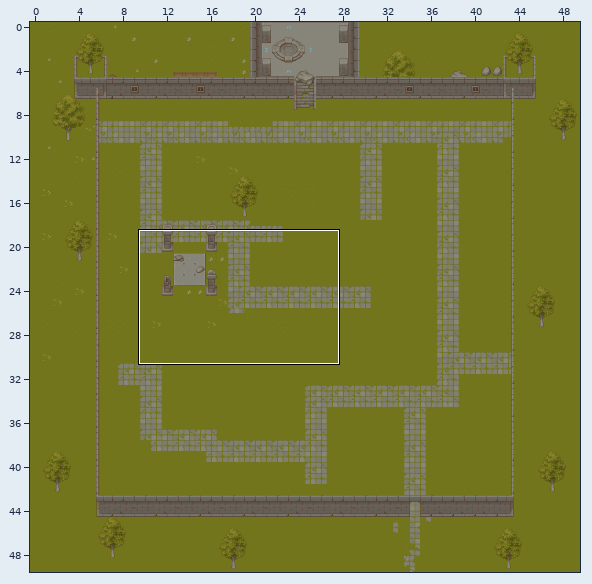
Tiled map, stored at rsc/map.tmx. The first picture is a wide view before the edit; the outline marks the close-up.
Close-up. First the earlier version:
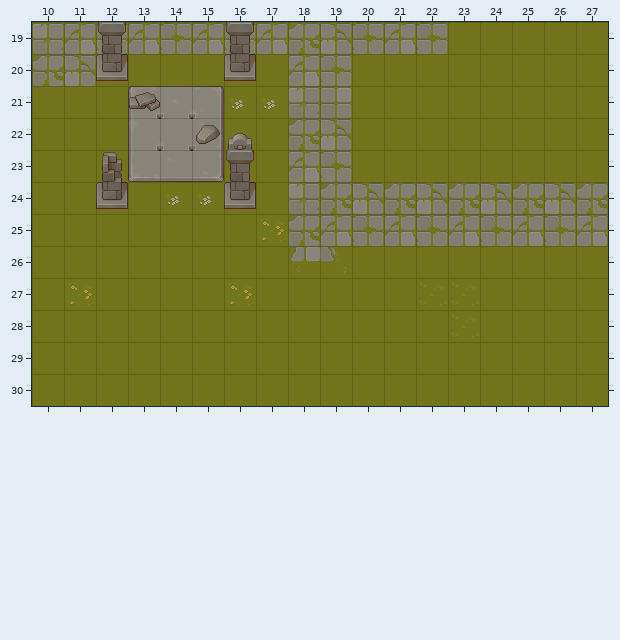
Cells are 32x32 px. Shown: x 10..27, y 19..30. The commit also changed other parts of the map, which this record leaves out.
Now the later version:
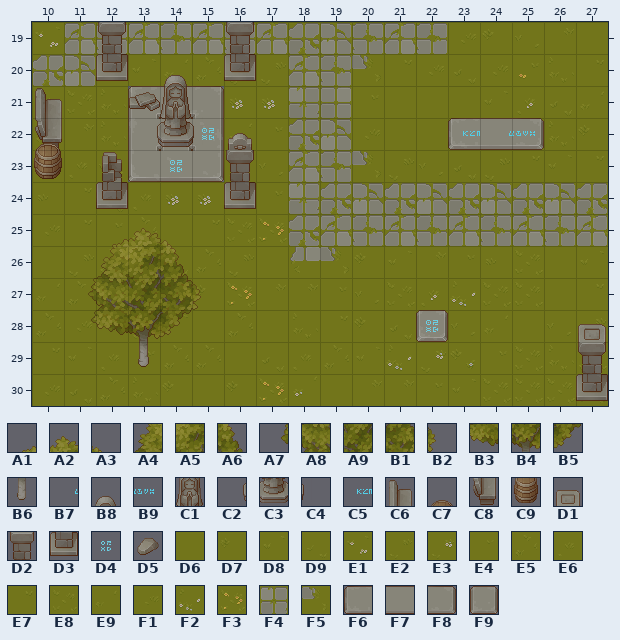
Key: from "TX Plant": A1 1, A2 2, A3 3, A4 17, A5 18, A6 19, A7 32, A8 33, A9 34, B1 35, B2 36, B3 49, B4 50, B5 51, B6 66; from "TX Props": B7 8 turned 270, B8 14, B9 24 turned 270, C1 30, C2 45, C3 46, C4 47, C5 56 turned 270, C6 60, C7 69, C8 76, C9 85, D1 91, D2 107, D3 123, D4 138, D5 243; from "TX Tileset Grass": D6 0, D7 1, D8 2, D9 3, E1 6, E2 9, E3 13, E4 16, E5 17, E6 18, E7 19, E8 25, E9 26, F1 27, F2 28, F3 29, F4 33 turned 180, F5 58 turned 270; from "TX Tileset Stone Ground": F6 24, F7 25, F8 26, F9 27.
__ is an empty cell, ## one hidden under a higher layer, .. an unchanged one.
Tiles of an added or newly shown layer are drawn over the layers below it.
Diff:
--- layer "ground"
@@ x 10..25 @@
-19 F4 .. .. .. .. .. .. .. .. .. .. .. .. .. .. ..
-20 .. .. .. .. D6 .. .. .. .. .. D6 .. .. .. .. ..
-21 D6 .. .. .. .. .. .. .. .. .. .. .. .. .. .. ..
-22 D6 .. .. .. .. .. .. .. .. .. .. .. .. .. .. D6
-23 D6 .. .. .. .. .. .. .. .. .. D6 .. .. .. .. ..
+19 E1 .. .. .. .. .. .. .. .. .. .. .. .. .. .. ..
+20 .. .. .. .. E9 .. .. .. .. .. F5 .. .. .. .. ..
+21 E6 .. .. .. .. .. .. .. .. .. .. .. .. .. .. ..
+22 E9 .. .. .. .. .. .. .. .. .. .. .. .. .. .. E6
+23 E7 .. .. .. .. .. .. .. .. .. F5 .. .. .. .. ..
@@ x 11..27 @@
-25 .. D6 D6 .. .. .. .. .. .. .. .. .. .. .. .. .. ..
-26 .. D6 D6 D6 .. .. .. .. .. .. .. .. .. .. .. .. ..
-27 F3 .. D6 D6 D6 .. .. .. .. .. .. .. E8 .. .. .. ..
-28 .. D6 D6 D6 .. .. .. .. .. .. .. D6 .. .. .. .. D6
-29 .. .. D6 .. .. .. .. .. .. .. D6 D6 .. .. .. .. D6
-30 .. .. .. .. .. .. D6 .. .. .. .. .. .. .. .. .. D6
+25 .. E4 E5 .. .. .. .. .. .. .. .. .. .. .. .. .. ..
+26 .. E5 ## D9 .. .. .. .. .. .. .. .. .. .. .. .. ..
+27 E5 .. ## D7 D7 .. .. .. .. .. .. .. F2 .. .. .. ..
+28 .. F1 E6 D8 .. .. .. .. .. .. .. F1 .. .. .. .. E2
+29 .. .. E4 .. .. .. .. .. .. .. F2 E3 .. .. .. .. E8
+30 .. .. .. .. .. .. F3 .. .. .. .. .. .. .. .. .. E8
--- layer "behind-the-wall"
@@ x 23..25 @@
-22 __ __ __
+22 F6 F7 F8
@@ x 22..22 @@
-28 __
+28 F9
--- layer "upper-wall"
@@ x 14..15 @@
-22 .. __
-23 __ ..
+22 .. D4
+23 D4 ..
@@ x 27..27 @@
-28 __
-29 __
-30 __
+28 D1
+29 D2
+30 D3
--- layer "runes" (added)
@@ x 14..25 @@
-22 .. __ .. .. .. .. .. .. .. __ __ __
-23 __ .. .. .. .. .. .. .. .. .. .. ..
+22 .. D4 .. .. .. .. .. .. .. C5 B7 B9
+23 D4 .. .. .. .. .. .. .. .. .. .. ..
@@ x 22..22 @@
-28 __
+28 D4
--- layer "deco"
@@ x 10..15 @@
-21 __ .. .. .. .. ..
-22 __ .. .. __ __ D5
+21 C6 .. .. .. .. ..
+22 C8 .. .. C2 C3 C4
--- layer "bottom-wall-back"
@@ x 10..10 @@
-22 __
-23 __
+22 C7
+23 C9
@@ x 13..13 @@
-29 __
+29 B6
--- layer "bottom-wall-front"
@@ x 14..14 @@
-20 __
-21 __
+20 B8
+21 C1
@@ x 11..27 @@
-25 .. __ __ __ .. .. .. .. .. .. .. .. .. .. .. .. ..
-26 .. __ .. __ .. .. .. .. .. .. .. .. .. .. .. .. ..
-27 __ __ .. __ __ .. .. .. .. .. .. .. .. .. .. .. ..
-28 .. __ __ __ .. .. .. .. .. .. .. .. .. .. .. .. __
-29 .. .. .. .. .. .. .. .. .. .. .. .. .. .. .. .. __
+25 .. A1 A2 A3 .. .. .. .. .. .. .. .. .. .. .. .. ..
+26 .. A4 .. A6 .. .. .. .. .. .. .. .. .. .. .. .. ..
+27 A7 A8 .. B1 B2 .. .. .. .. .. .. .. .. .. .. .. ..
+28 .. B3 B4 B5 .. .. .. .. .. .. .. .. .. .. .. .. D1
+29 .. .. .. .. .. .. .. .. .. .. .. .. .. .. .. .. D2
--- layer "stairs-to-level-2"
@@ x 10..10 @@
-22 __
+22 C7
--- layer "nature"
@@ x 11..15 @@
-25 .. __ __ __ ..
-26 .. __ __ __ ..
-27 __ __ __ __ __
-28 .. __ __ __ ..
+25 .. A1 A2 A3 ..
+26 .. A4 A5 A6 ..
+27 A7 A8 A9 B1 B2
+28 .. B3 B4 B5 ..
